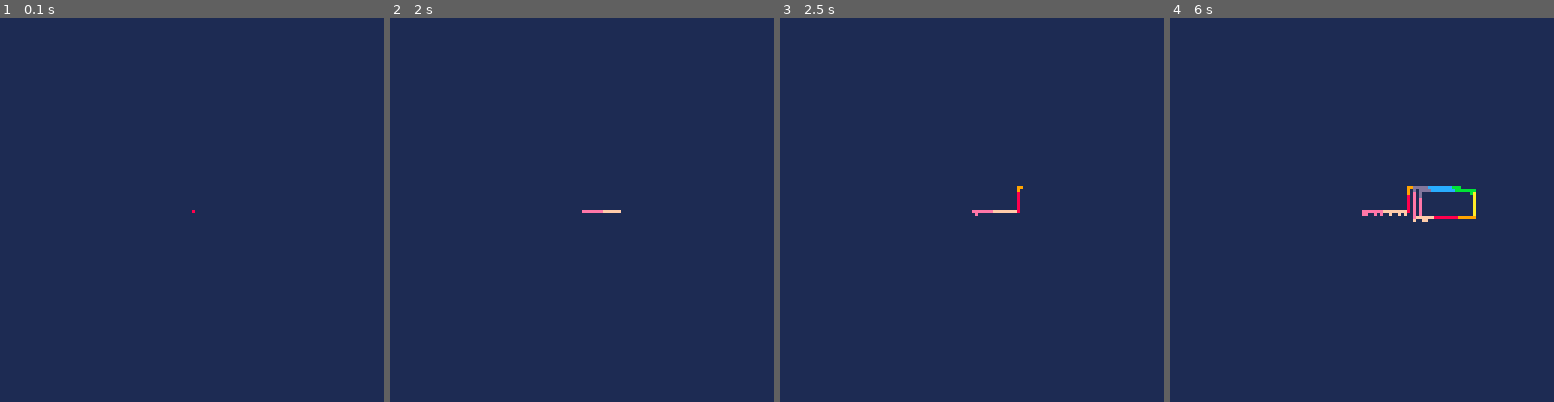
Above: before the commit, frames 1-4 (left to right).
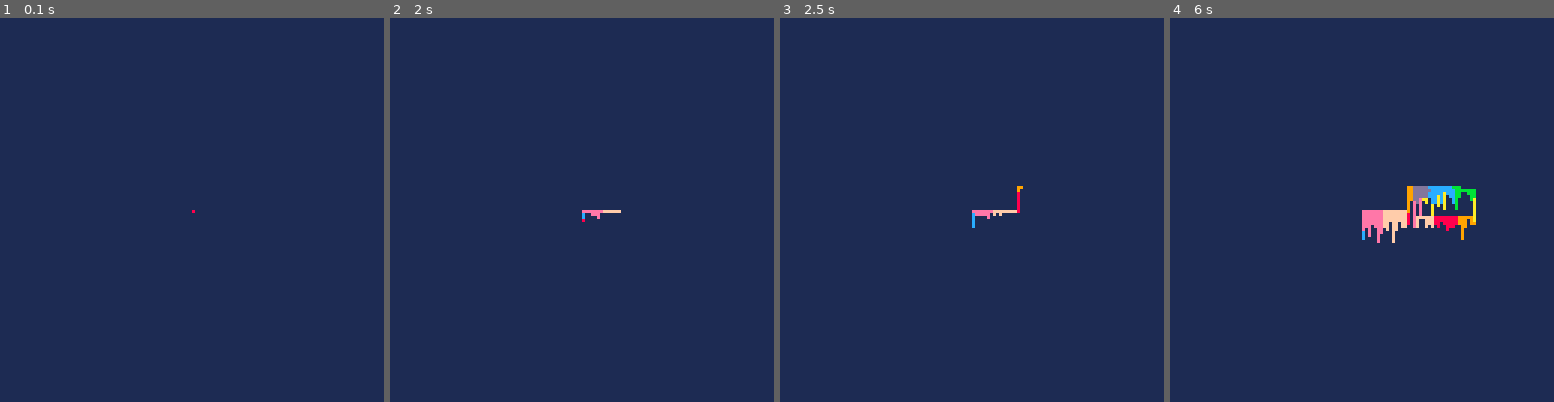
Above: after the commit, the same moments.

Repository: MGPAlpha/pico4gba
Game: PICO-8 cartridge drippy.p8
Two runs of this game, one before a commit and one after it. Both use one fixed random seed, a clock stepped at 60 frames per second and the inputs below.
Inputs:
- Up to frame 1 (0.1 s): no input
- Up to frame 2 (2 s): hold Right from 1.6 s (still down)
- Up to frame 3 (2.5 s): release Right at 2.1 s; hold Up 2.15-2.42 s; hold Right from 2.47 s (still down)
- Up to frame 4 (6 s): release Right at 3.03 s; hold Left 3.08-3.58 s; hold Down 3.63-3.97 s; hold Right 4.02-4.68 s; hold Up 4.73-5.03 s; hold Left 5.08-5.68 s; hold Down from 5.73 s (still down)

Frame 1 is identical in both runs. In frame 2, less than 0.1% of the frame differs, in the area x 50-55%, y 50-54%; in frame 3, less than 0.1%; in frame 4, 1.3%, in the area x 50-80%, y 44-59%.

Commit message:
get waves.p8 working as fast as possible

Diff:
--- a/drippy.p8
+++ b/drippy.p8
@@ -23,7 +23,7 @@
 
 	-- increase this number for
 	-- extra drippyness
-	for i=1,50 do
+	for i=1,800 do
 
 	-- choose a random pixel
 	local x2 = rnd(128)
--- /dev/null
+++ b/waves.p8
@@ -0,0 +1,155 @@
+pico-8 cartridge // http://www.pico-8.com
+version 19
+__lua__
+-- waves demo
+-- by zep
+
+r=64
+
+function _draw()
+	cls()
+		for y=-r,r,3 do
+			for x=-r,r,2 do
+				local dist=sqrt(x*x+y*y)
+				z=cos(dist/40-t()*200)*6
+				pset(r+x,r+y-z,6)
+		end
+	end
+end
+…(137 lines of a section not shown)…
Not shown, changed: 136 lines of the sprite sheet (__gfx__) section of waves.p8
Not shown, changed: the thumbnail (__label__) section of waves.p8
Not shown, changed: src/cartdata.hpp
Not shown, changed: src/main.cpp
